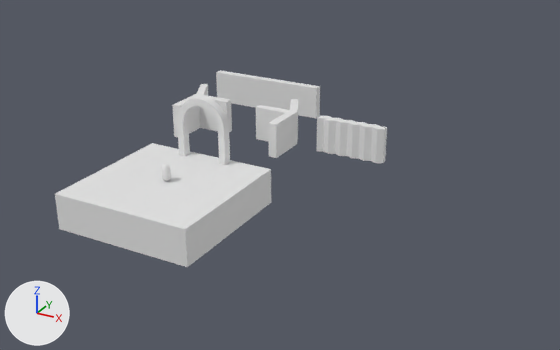
The FBX model Assets/Models/demo.fbx as it was, and as the next commit left it.
Before and after are seen from a camera (50 mm lens) standing at (46.1, -59.3, 33.2) and looking at (8.8, 8.5, -0.7). The axes (+X, +Y, +Z) are drawn at lower left. The lights are the same throughout. Where no turn or scale is listed for an object, it has been applied to the vertices.

Objects in the first picture: 'demo_doorway_01', 'demo_plane_01', 'demo_test_wall', 'reference'.
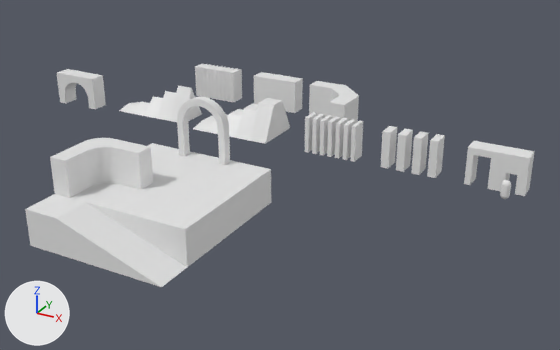
Changed parts and their boxes [x1, y1, x2, y2] in the pictures (560 x 350 px):
'demo_test_wall', deleted: before [172, 70, 387, 163]
'demo_ramp_01', added: after [25, 194, 187, 287]
'demo_05', added: after [50, 138, 153, 198]
'demo_08', added: after [464, 141, 535, 196]
'demo_04', added: after [193, 98, 290, 144]
'demo_07', added: after [380, 126, 445, 178]
'demo_06', added: after [305, 112, 363, 162]
'demo_02', added: after [309, 81, 359, 123]
'demo_03', added: after [195, 63, 242, 102]
'demo_01', added: after [254, 72, 303, 113]
'demo_09', added: after [119, 86, 202, 122]
'demo_10', added: after [57, 69, 106, 109]
'reference', moved: before [162, 163, 171, 181]; after [500, 180, 511, 199]

Edits to the bpy script that builds the scene:
```text
Add me_cube_000:
    me_cube_000.from_pydata(...)  # 16 vertices, 11 faces; spans x -3.0..4.0, y -6.0..1.0, z 0.0..4.0
Add me_cube_005_1:
    me_cube_005_1.from_pydata(...)  # 22 vertices, 20 faces; spans x -5.0..5.0, y -2.0..2.0, z 0.0..4.0
Add me_cube_004_1:
    me_cube_004_1.from_pydata([(3.0, 1.0, 4.0), (3.0, 1.0, 0.0), (3.0, -1.0, 4.0), (3.0, -1.0, 0.0), (-3.0, 1.0, 4.0), (-3.0, 1.0, 0.0), (-3.0, -1.0, 4.0), (-3.0, -1.0, 0.0)], [], [(0, 4, 6, 2), (3, 2, 6, 7), (1, 0, 2, 3), (5, 4, 0, 1), (7, 6, 4, 5)])
Add me_cube_007:
    me_cube_007.from_pydata(...)  # 56 vertices, 35 faces; spans x -3.0..3.0, y -1.0..1.0, z 0.0..4.0
Add me_plane_001:
    me_plane_001.from_pydata([(-8.0, -2.0, 4.0), (8.0, -2.0, 0.0), (-8.0, 2.0, 4.0), (8.0, 2.0, 0.0), (-8.0, 2.0, 0.0), (-8.0, -2.0, 0.0), (-4.0, -2.0, 4.0), (-4.0, 2.0, 4.0), (-4.0, -2.0, 0.0), (-4.0, 2.0, 0.0)], [], [(6, 1, 3, 7), (8, 9, 3, 1), (7, 9, 4, 2), (6, 8, 1), (2, 4, 5, 0), (0, 5, 8, 6), (3, 9, 7), (5, 4, 9, 8), (0, 6, 7, 2)])
Add me_cube_008:
    me_cube_008.from_pydata(...)  # 32 vertices, 20 faces; spans x -3.0..3.0, y -1.0..1.0, z 0.0..4.0
Add me_cube_011:
    me_cube_011.from_pydata(...)  # 64 vertices, 32 faces; spans x -3.0..3.0, y -1.0..1.0, z 0.0..4.0
Add me_cube_009:
    me_cube_009.from_pydata(...)  # 44 vertices, 36 faces; spans x -3.0..3.0, y -1.0..1.0, z 0.0..4.0
Add me_cube_012:
    me_cube_012.from_pydata(...)  # 88 vertices, 65 faces; spans x -2.0..5.0, y -6.0..1.0, z 0.0..4.0
Add me_cube_001:
    me_cube_001.from_pydata(...)  # 84 vertices, 62 faces; spans x -3.0..3.0, y -1.15..1.0, z 0.0..4.0
Add me_cube_003:
    me_cube_003.from_pydata(...)  # 32 vertices, 25 faces; spans x -5.0..5.0, y -3.0..3.0, z 0.0..4.0
Remove ob_demo_test_wall:
    ob_demo_test_wall = bpy.data.objects.new('demo_test_wall', me_cube_004)
    ob_demo_test_wall.location = (0.0, 15.0, 1.0)
Change ob_reference:
    ob_reference.location: (0.0, 0.0, 0.0) -> (32.41, 10.51, 1.0)
Add ob_demo_02:
    ob_demo_02 = bpy.data.objects.new('demo_02', me_cube_000)
    ob_demo_02.location = (8.0, 24.0, 1.0)
Add ob_demo_09:
    ob_demo_09 = bpy.data.objects.new('demo_09', me_cube_005_1)
    ob_demo_09.location = (-12.0, 15.0, 1.0)
Add ob_demo_01:
    ob_demo_01 = bpy.data.objects.new('demo_01', me_cube_004_1)
    ob_demo_01.location = (0.0, 24.0, 1.0)
Add ob_demo_06:
    ob_demo_06 = bpy.data.objects.new('demo_06', me_cube_007)
    ob_demo_06.location = (13.0, 13.0, 1.0)
Add ob_demo_ramp_01:
    ob_demo_ramp_01 = bpy.data.objects.new('demo_ramp_01', me_plane_001)
    ob_demo_ramp_01.location = (0.0, -10.0, -4.0)
Add ob_demo_07:
    ob_demo_07 = bpy.data.objects.new('demo_07', me_cube_008)
    ob_demo_07.location = (22.0, 13.0, 1.0)
Add ob_demo_10:
    ob_demo_10 = bpy.data.objects.new('demo_10', me_cube_011)
    ob_demo_10.location = (-23.0, 13.0, 1.0)
Add ob_demo_08:
    ob_demo_08 = bpy.data.objects.new('demo_08', me_cube_009)
    ob_demo_08.location = (31.0, 13.0, 1.0)
Add ob_demo_05:
    ob_demo_05 = bpy.data.objects.new('demo_05', me_cube_012)
    ob_demo_05.location = (-6.0, -2.0, 0.0)
Add ob_demo_03:
    ob_demo_03 = bpy.data.objects.new('demo_03', me_cube_001)
    ob_demo_03.location = (-9.0, 24.0, 1.0)
Add ob_demo_04:
    ob_demo_04 = bpy.data.objects.new('demo_04', me_cube_003)
    ob_demo_04.location = (0.0, 15.0, 1.0)
```
